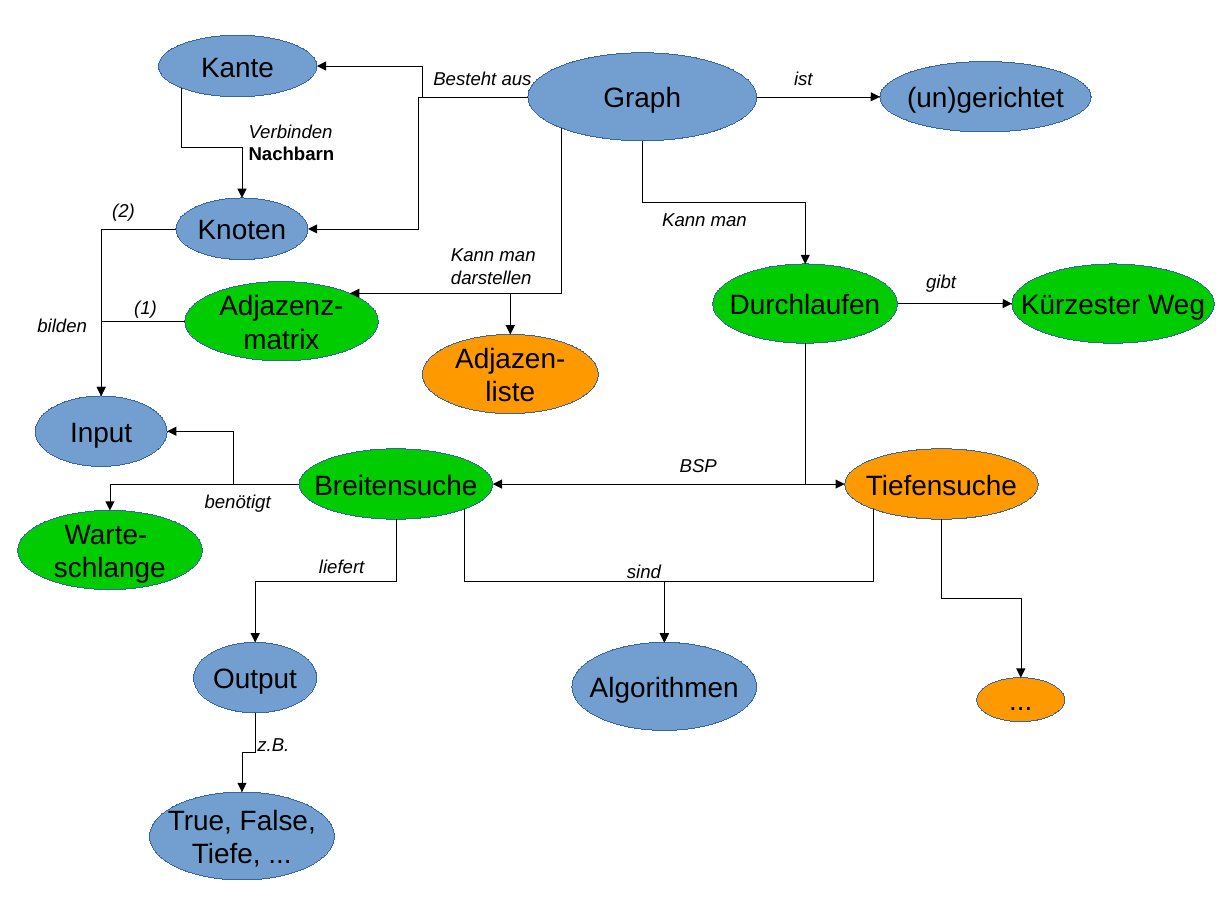
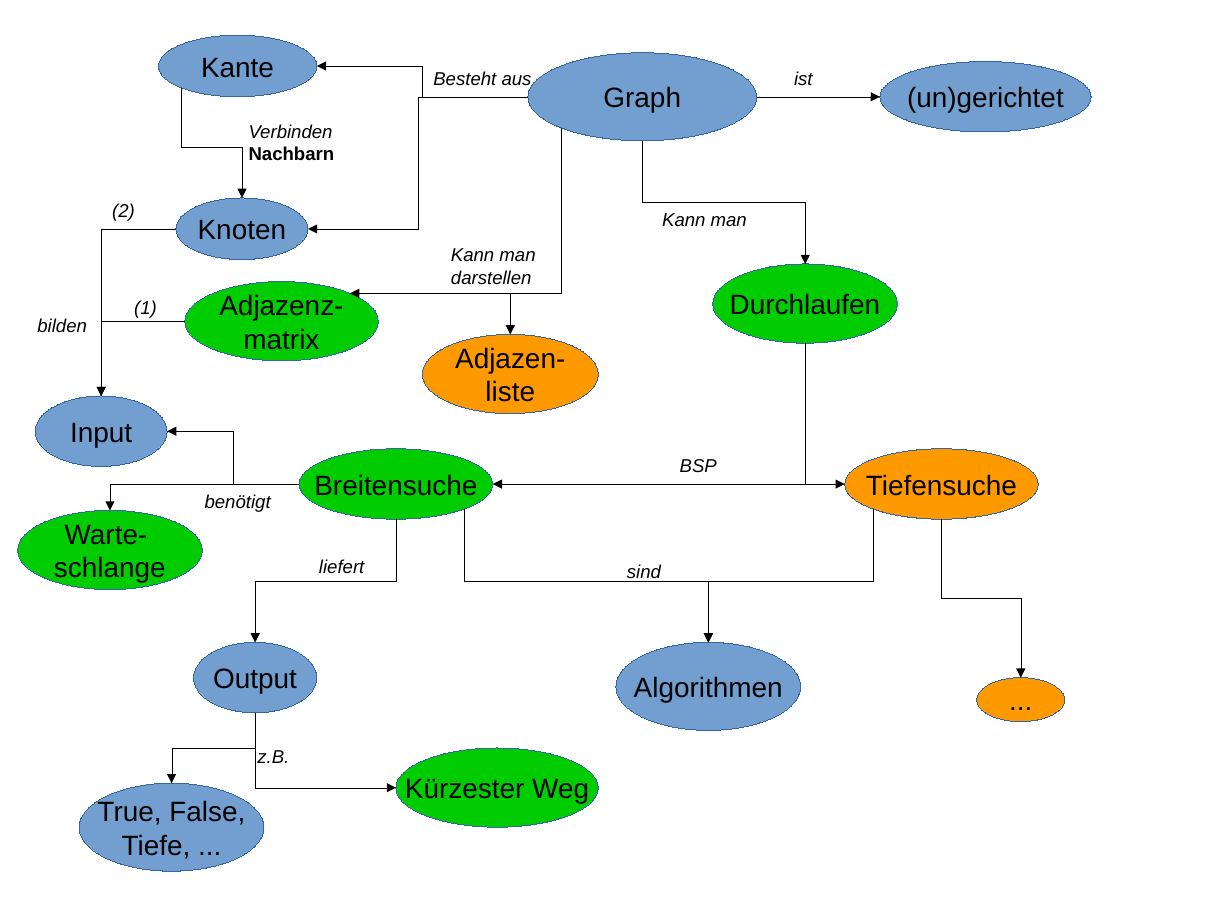
Before and after one commit to jopo12/portfolio_info_fd1, a slide deck: slide 1 of cmap/bsuche_cmap.odp. Drawn at 1232x924 pixels with LibreOffice and Linux fonts; fonts in the diff are those of the drawing. Boxes give left, top, right and bottom in pixels: in the first picture for what was removed or moved away, otherwise in the second. Text is boxed around its words. In the diff, an @@ line names an element or a change of style, - is before the commit and + after.

```diff
--- a/cmap/bsuche_cmap.odp
+++ b/cmap/bsuche_cmap.odp
@@ text removed at bbox=[926, 274, 956, 292] @@
-gibt
@@ elbow arrow removed from (898, 304) to (1013, 304) @@
@@ elbow arrow moved from (465, 509) - (665, 643) to (465, 509) - (709, 643) @@
@@ elbow arrow moved from (873, 509) - (664, 643) to (873, 509) - (709, 643) @@
@@ ellipse "Algorithmen": place and size @@
-ellipse "Algorithmen" at bbox=[572, 643, 757, 731]
+ellipse "Algorithmen" at bbox=[616, 643, 800, 731]
@@ elbow arrow moved from (255, 713) - (243, 793) to (255, 713) - (172, 784) @@
@@ elbow arrow added from (255, 713) to (396, 788), #000000 0 pt @@
@@ text "z.B.": place and size @@
-text "z.B." at bbox=[257, 738, 289, 751]
+text "z.B." at bbox=[257, 750, 289, 763]
@@ ellipse "Kürzester Weg": place and size @@
-ellipse "Kürzester Weg" at bbox=[1013, 264, 1215, 343]
+ellipse "Kürzester Weg" at bbox=[396, 748, 598, 827]
@@ ellipse "True, False,": place and size @@
-ellipse "True, False," at bbox=[150, 793, 334, 881]
+ellipse "True, False," at bbox=[79, 784, 264, 872]
```
Also in this commit, not shown: 10 other files.
